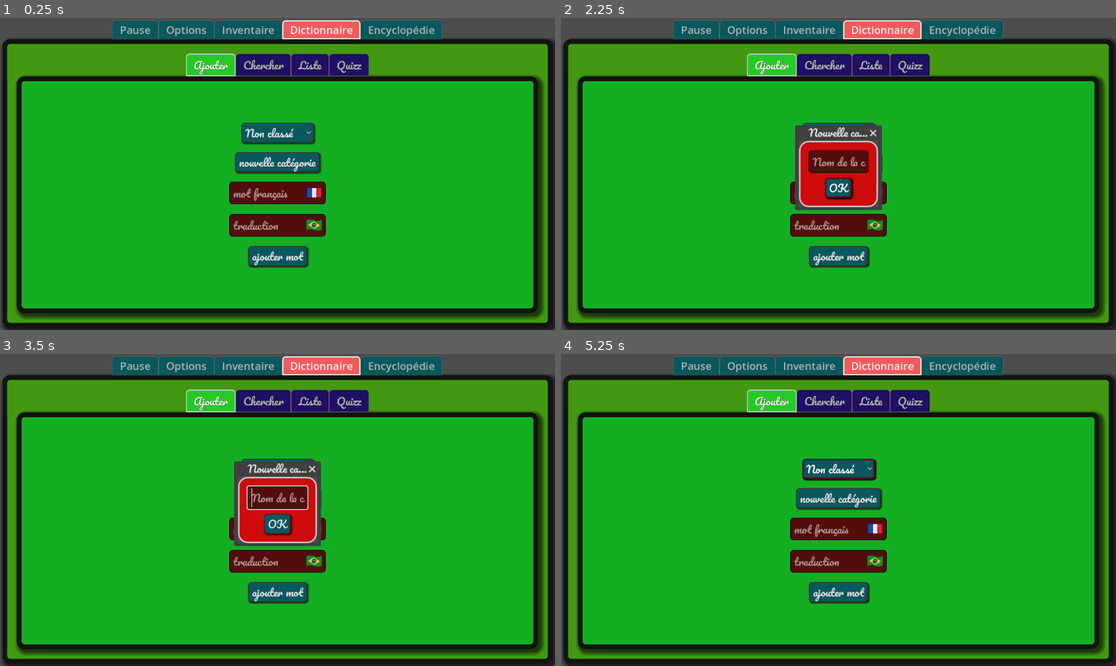
Above: before the commit, frames 1-4 (two rows, left to right).
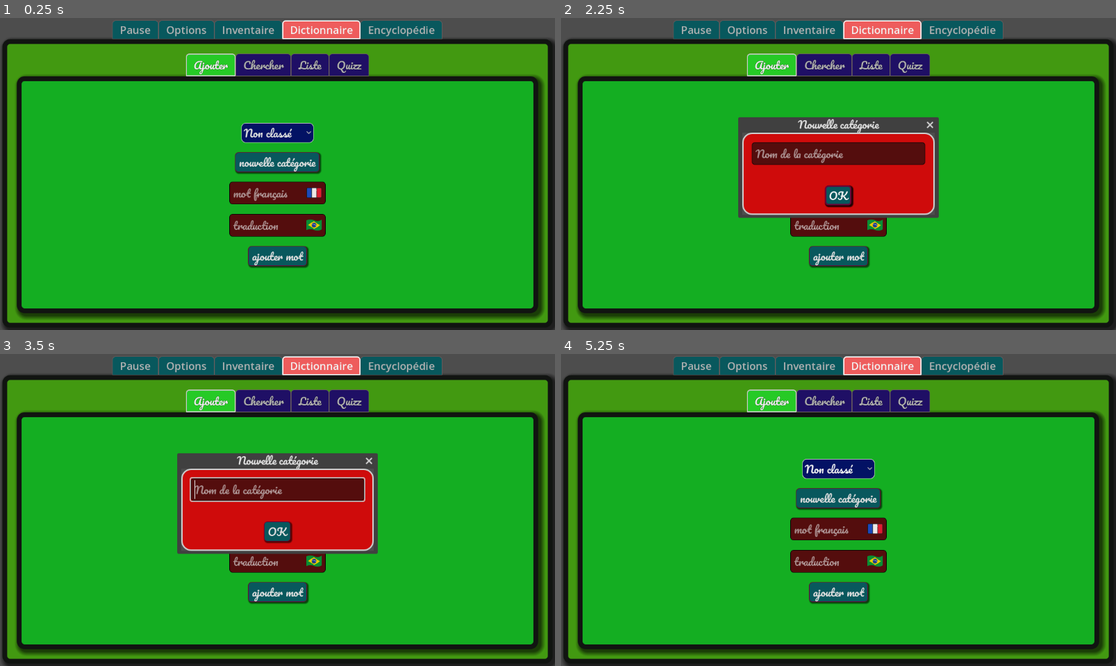
Above: after the commit, the same moments.

Repository: Pascal-Casier/dicoFrench
Game: Godot game, scene res://inventorySystem/inventaire.tscn
Two runs of this game, one before a commit and one after it. Both use one fixed random seed, a clock stepped at 60 frames per second and the inputs below. The project has no main scene, so this scene is started directly.
Inputs (mouse positions are in pixels of both pictures, inside the frame that each line leads up to):
- Up to frame 1 (0.25 s): no input
- Up to frame 2 (2.25 s): click (838, 192) at 0.52 s; type "12" at 0.6 s; click (838, 223) at 0.75 s; type "12" at 0.83 s; click "ajouter mot" at 1.25 s; click "nouvelle catégorie" at 2 s
- Up to frame 3 (3.5 s): click "nouvelle catégorie" at 2.75 s
- Up to frame 4 (5.25 s): click "OK" at 3.5 s; click "Non classé" at 4.25 s; click "Non classé" at 5 s

The runs differ from the first frame. In frame 1, 0.9% of the frame differs, in the area x 43-57%, y 33-41%; in frame 2, 10%; in frame 3, 10%, in the area x 31-69%, y 31-65%; in frame 4, 0.9%.

Commit message:
modifié taille popup

Diff:
--- a/DicoB/DicoTheme.tres
+++ b/DicoB/DicoTheme.tres
@@ -94,6 +94,45 @@
 corner_radius_top_right = 6
 corner_radius_bottom_right = 6
 corner_radius_bottom_left = 6
+
+[sub_resource type="StyleBoxFlat" id="StyleBoxFlat_vqxtk"]
+content_margin_left = 5.0
+content_margin_right = 5.0
+bg_color = Color(0.0117647, 0.0705882, 0.392157, 1)
+border_width_left = 1
+border_width_top = 1
+border_width_right = 1
+border_width_bottom = 1
+corner_radius_top_left = 8
+corner_radius_top_right = 8
+corner_radius_bottom_right = 8
+corner_radius_bottom_left = 8
+
+[sub_resource type="StyleBoxFlat" id="StyleBoxFlat_f86er"]
+content_margin_left = 5.0
+content_margin_right = 5.0
+bg_color = Color(0.0117647, 0.0705882, 0.392157, 1)
+border_width_left = 1
+border_width_top = 1
+border_width_right = 1
+border_width_bottom = 1
+corner_radius_top_left = 8
+corner_radius_top_right = 8
+corner_radius_bottom_right = 8
+corner_radius_bottom_left = 8
+
+[sub_resource type="StyleBoxFlat" id="StyleBoxFlat_pdnhk"]
+content_margin_left = 5.0
+content_margin_right = 5.0
+bg_color = Color(0.0117647, 0.0705882, 0.392157, 1)
+border_width_left = 1
+border_width_top = 1
+border_width_right = 1
+border_width_bottom = 1
+corner_radius_top_left = 8
+corner_radius_top_right = 8
+corner_radius_bottom_right = 8
+corner_radius_bottom_left = 8
 
 [sub_resource type="StyleBoxFlat" id="StyleBoxFlat_sytvi"]
 bg_color = Color(0.258824, 0.6, 0.0666667, 1)
@@ -167,6 +206,9 @@
 Button/styles/pressed = SubResource("StyleBoxFlat_qs5xs")
 LineEdit/styles/focus = null
 LineEdit/styles/normal = SubResource("StyleBoxFlat_v1vku")
+OptionButton/styles/focus = SubResource("StyleBoxFlat_vqxtk")
+OptionButton/styles/hover = SubResource("StyleBoxFlat_f86er")
+OptionButton/styles/normal = SubResource("StyleBoxFlat_pdnhk")
 TabContainer/styles/panel = SubResource("StyleBoxFlat_sytvi")
 TabContainer/styles/tab_focus = SubResource("StyleBoxFlat_v1ool")
 TabContainer/styles/tab_hovered = SubResource("StyleBoxFlat_brnjr")
--- a/inventorySystem/Dico5.gd
+++ b/inventorySystem/Dico5.gd
@@ -130,11 +130,16 @@
 	var vbox = VBoxContainer.new()
 	var input = LineEdit.new()
 
+	vbox.custom_minimum_size = Vector2(350, 80)
+	vbox.position = Vector2(16, 8)
+	vbox.add_theme_constant_override("separation", 10)
 	dialog.add_child(vbox)
 	vbox.add_child(input)
+	input.custom_minimum_size = Vector2(300, 40)
 	input.placeholder_text = "Nom de la catégorie"
 
 	dialog.title = "Nouvelle catégorie"
+	dialog.min_size = Vector2(400, 150)
 	dialog.confirmed.connect(func():
 		var category_name = input.text.strip_edges()
 		if not category_name.is_empty() and not dictionary.categories.has(category_name):
@@ -203,7 +208,7 @@
 	elif id == BUTTON_DELETE:
 		_show_delete_dialog(french_word)
 
-func _on_add_button_pressed(submitted_text: String = "") -> void:
+func _on_add_button_pressed(_submitted_text: String = "") -> void:
 	var french_word = french_input.text.strip_edges()
 	var portuguese_word = portuguese_input.text.strip_edges()
 	var selected_category = category_option.get_item_text(category_option.selected)
--- a/inventorySystem/inventaire.tscn
+++ b/inventorySystem/inventaire.tscn
@@ -404,5 +404,3 @@
 [node name="Encyclopédie" type="MarginContainer" parent="MarginContainer/TabContainer"]
 visible = false
 layout_mode = 2
-
-[connection signal="text_submitted" from="MarginContainer/TabContainer/Dictionnaire/TabContainer/Ajouter/PortuguesInput" to="MarginContainer/TabContainer/Dictionnaire" method="_on_add_button_pressed"]
Not shown: 1 places in DicoB/DicoTheme.tres that only renumber resources
